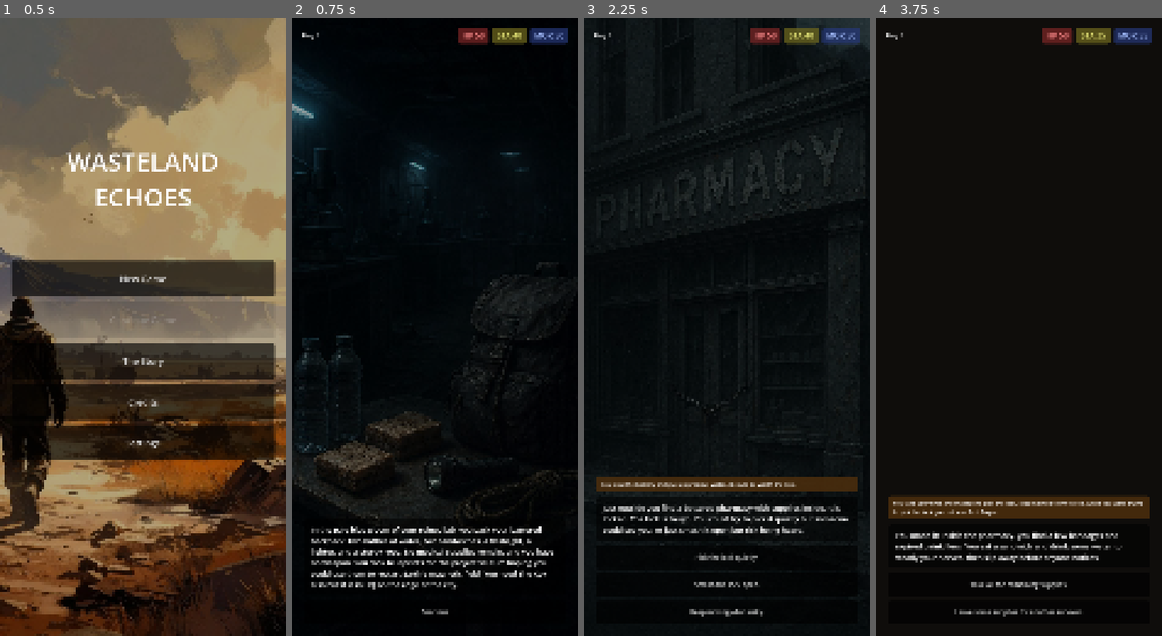
Above: before the commit, frames 1-4 (left to right).
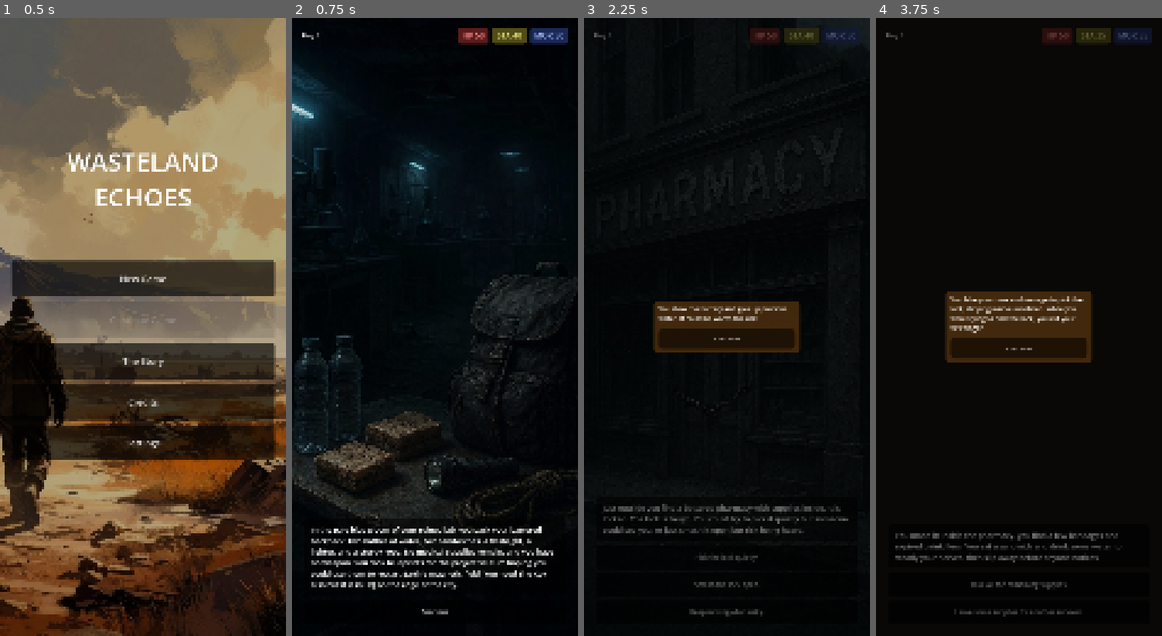
Above: after the commit, the same moments.

Repository: stojanrajkovic-cyber/wasteland-echoes-godot
Game: Godot game, scene res://scenes/main_menu.tscn
Same seed, same stepped clock (60 frames per second), same inputs: the game is played once before the commit and once after it. Sound files missing from this copy of the repository are replaced by a short silence.
Inputs (mouse positions are in pixels of both pictures, inside the frame that each line leads up to):
- Up to frame 1 (0.5 s): no input
- Up to frame 2 (0.75 s): click "New Game" at 0.5 s
- Up to frame 3 (2.25 s): click "Continue" at 1.25 s; click "Take the battery, leave a bot…" at 2 s
- Up to frame 4 (3.75 s): click (1019, 339) at 2.75 s, where only the run after the commit has a clickable "Continue"; click "Pick the lock quietly." at 3.5 s

Frame 1 is identical in both runs. In frame 2, 0.5% of the frame differs, in the area x 0-78%, y 13-81%; in frame 3, 8.0%; in frame 4, 10%, in the area x 3-97%, y 1-97%.

Commit message:
Lighten background overlay, replace auto-hide toast with dismissible outcome popup

Diff:
--- a/scenes/game_view.gd
+++ b/scenes/game_view.gd
@@ -1,7 +1,7 @@
 extends Control
 ## Port of GameView.swift - the core gameplay screen. Renders the current
 ## prompt, dynamically builds choice buttons, shows stats, and displays a
-## brief toast for narrativeOutcome text.
+## modal popup (dismissed by tapping Continue) for narrativeOutcome text.
 ##
 ## Background images: looks for res://assets/backgrounds/{imageName}.jpg
 ## (or .png). If a prompt's imageName isn't found yet, falls back to a
@@ -9,19 +9,18 @@
 ## separately.
 
 const BACKGROUND_DIR := "res://assets/backgrounds/"
-const TOAST_DURATION := 4.0
 
 @onready var background: TextureRect = $Background
 @onready var day_label: Label = $MainVBox/TopBarMargin/TopBar/DayLabel
 @onready var hp_label: Label = $MainVBox/TopBarMargin/TopBar/StatsBox/HPBadge/HPLabel
 @onready var sta_label: Label = $MainVBox/TopBarMargin/TopBar/StatsBox/StaBadge/StaLabel
 @onready var mor_label: Label = $MainVBox/TopBarMargin/TopBar/StatsBox/MorBadge/MorLabel
-@onready var toast_panel: PanelContainer = $MainVBox/BottomMargin/BottomVBox/ToastPanel
-@onready var toast_label: Label = $MainVBox/BottomMargin/BottomVBox/ToastPanel/ToastLabel
+@onready var outcome_modal: Control = $OutcomeModal
+@onready var outcome_label: Label = $OutcomeModal/PopupCenter/OutcomePanel/OutcomeVBox/OutcomeLabel
+@onready var outcome_button: Button = $OutcomeModal/PopupCenter/OutcomePanel/OutcomeVBox/OutcomeButton
 @onready var prompt_label: Label = $MainVBox/BottomMargin/BottomVBox/PromptPanel/PromptLabel
 @onready var choices_container: VBoxContainer = $MainVBox/BottomMargin/BottomVBox/ChoicesContainer
 @onready var sfx_player: AudioStreamPlayer = $SfxPlayer
-@onready var toast_timer: Timer = $ToastTimer
 
 
 func _ready() -> void:
@@ -29,9 +28,9 @@
 	GameManager.stats_changed.connect(_on_stats_changed)
 	GameManager.narrative_outcome.connect(_on_narrative_outcome)
 	GameManager.game_state_changed.connect(_on_game_state_changed)
-	toast_timer.timeout.connect(func(): toast_panel.visible = false)
+	outcome_button.pressed.connect(_on_outcome_dismissed)
 
-	toast_panel.visible = false
+	outcome_modal.visible = false
 	_on_stats_changed()
 	_on_prompt_changed(GameManager.current_prompt)  # render whatever's already current
 
@@ -45,9 +44,13 @@
 func _on_narrative_outcome(text: String) -> void:
 	if text == "":
 		return
-	toast_label.text = text
-	toast_panel.visible = true
-	toast_timer.start(TOAST_DURATION)
+	outcome_label.text = text
+	outcome_modal.visible = true
+
+
+func _on_outcome_dismissed() -> void:
+	sfx_player.play()
+	outcome_modal.visible = false
 
 
 func _on_prompt_changed(prompt: Dictionary) -> void:
--- a/scenes/game_view.tscn
+++ b/scenes/game_view.tscn
@@ -84,7 +84,7 @@
 anchors_preset = 15
 anchor_right = 1.0
 anchor_bottom = 1.0
-color = Color(0, 0, 0, 0.35)
+color = Color(0, 0, 0, 0.12)
 
 [node name="MainVBox" type="VBoxContainer" parent="."]
 layout_mode = 1
@@ -160,17 +160,6 @@
 layout_mode = 2
 theme_override_constants/separation = 20
 
-[node name="ToastPanel" type="PanelContainer" parent="MainVBox/BottomMargin/BottomVBox"]
-visible = false
-layout_mode = 2
-theme_override_styles/panel = SubResource("2")
-
-[node name="ToastLabel" type="Label" parent="MainVBox/BottomMargin/BottomVBox/ToastPanel"]
-layout_mode = 2
-autowrap_mode = 3
-theme_override_font_sizes/font_size = 22
-text = ""
-
 [node name="PromptPanel" type="PanelContainer" parent="MainVBox/BottomMargin/BottomVBox"]
 layout_mode = 2
 theme_override_styles/panel = SubResource("1")
@@ -185,9 +174,49 @@
 layout_mode = 2
 theme_override_constants/separation = 16
 
+[node name="OutcomeModal" type="Control" parent="."]
+visible = false
+layout_mode = 1
+anchors_preset = 15
+anchor_right = 1.0
+anchor_bottom = 1.0
+mouse_filter = 0
+
+[node name="Dim" type="ColorRect" parent="OutcomeModal"]
+layout_mode = 1
+anchors_preset = 15
+anchor_right = 1.0
+anchor_bottom = 1.0
+color = Color(0, 0, 0, 0.55)
+mouse_filter = 0
+
+[node name="PopupCenter" type="CenterContainer" parent="OutcomeModal"]
+layout_mode = 1
+anchors_preset = 15
+anchor_right = 1.0
+anchor_bottom = 1.0
+
+[node name="OutcomePanel" type="PanelContainer" parent="OutcomeModal/PopupCenter"]
+custom_minimum_size = Vector2(600, 0)
+layout_mode = 2
+theme_override_styles/panel = SubResource("2")
+
+[node name="OutcomeVBox" type="VBoxContainer" parent="OutcomeModal/PopupCenter/OutcomePanel"]
+layout_mode = 2
+theme_override_constants/separation = 24
+
+[node name="OutcomeLabel" type="Label" parent="OutcomeModal/PopupCenter/OutcomePanel/OutcomeVBox"]
+layout_mode = 2
+autowrap_mode = 3
+theme_override_font_sizes/font_size = 26
+text = ""
+
+[node name="OutcomeButton" type="Button" parent="OutcomeModal/PopupCenter/OutcomePanel/OutcomeVBox"]
+layout_mode = 2
+custom_minimum_size = Vector2(0, 70)
+theme_override_styles/normal = SubResource("1")
+theme_override_font_sizes/font_size = 24
+text = "Continue"
+
 [node name="SfxPlayer" type="AudioStreamPlayer" parent="."]
 stream = ExtResource("2")
-
-[node name="ToastTimer" type="Timer" parent="."]
-one_shot = true
-wait_time = 4.0
Not shown, added: assets/backgrounds/day1_lab_background.jpg.import
Not shown, added: assets/backgrounds/day1_pharmacy_background.jpg.import
